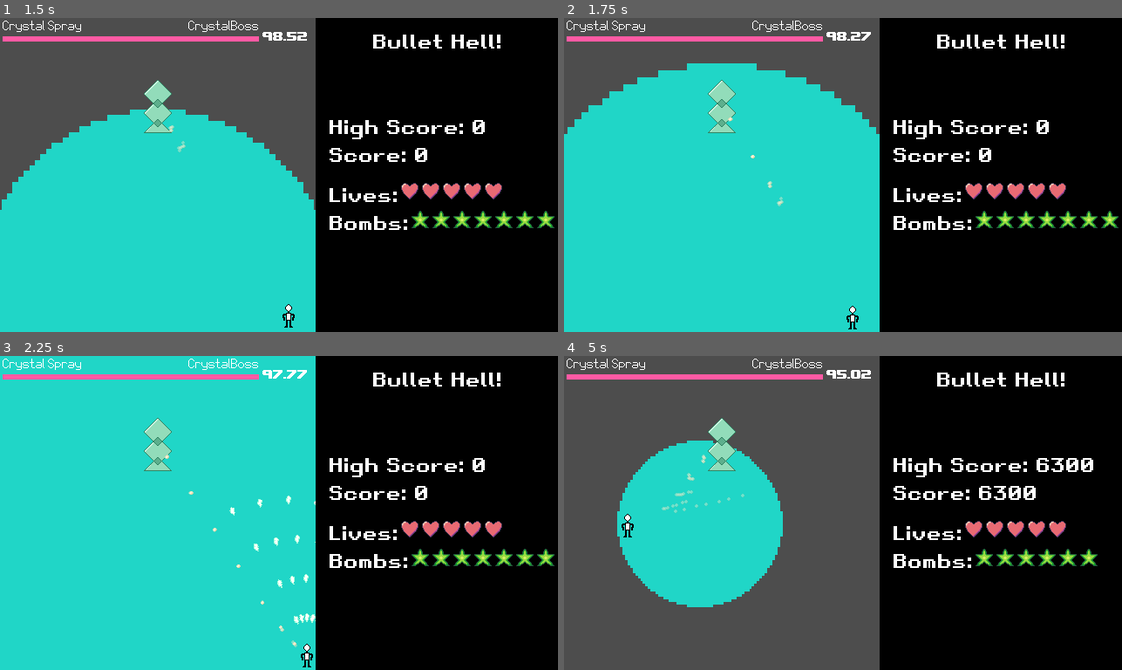
Above: before the commit, frames 1-4 (two rows, left to right).
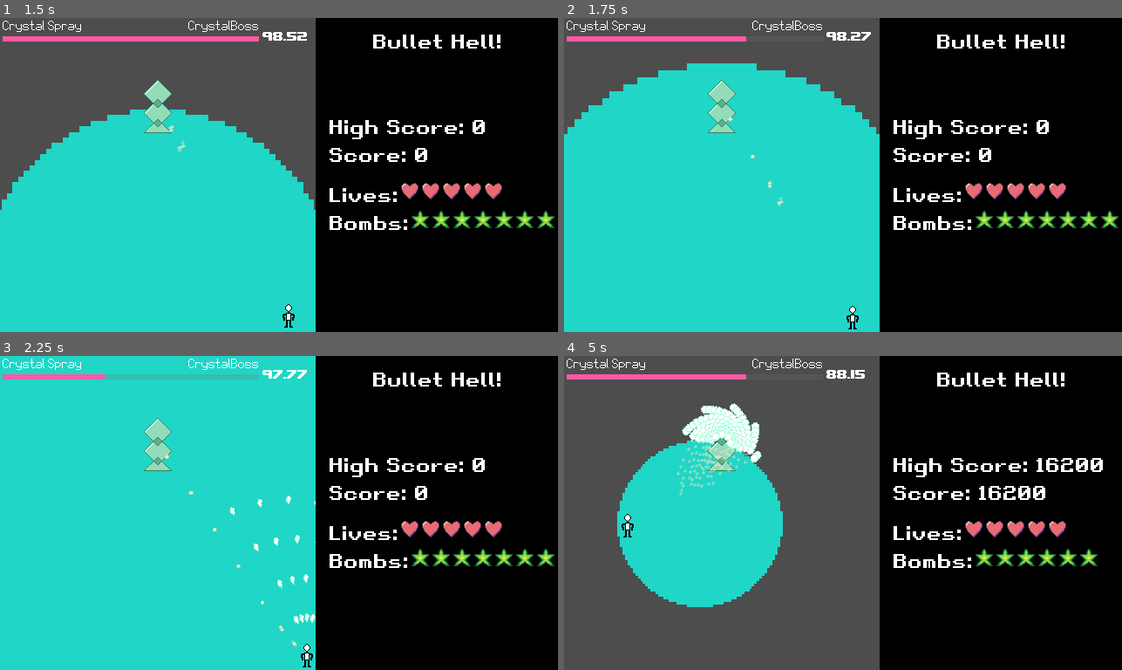
Above: after the commit, the same moments.

Repository: PhotonChaos/BulletHell
Game: Godot game, scene res://scenes/game.tscn
The game is run twice, just before and just after one commit, with the same random seed, the same clock (stepped at 60 frames per second) and the same inputs.
Inputs:
- Up to frame 1 (1.5 s): tap Enter at 0.5 s; hold Right (move_right) 0.53-1.28 s; hold X (secondary) 0.53-1.28 s; hold Down (move_down) from 1.28 s (still down); tap Shift (focus) at 1.35 s
- Up to frame 2 (1.75 s): keep holding Down (move_down); tap X (secondary) at 1.55 s
- Up to frame 3 (2.25 s): release Down (move_down) at 2.03 s; hold Right (move_right) from 2.03 s (still down); hold Z (primary) from 2.03 s (still down)
- Up to frame 4 (5 s): tap X (secondary) at 2.3, 2.85, 4.55 s; release Right (move_right) at 2.78 s; release Z (primary) at 2.78 s; hold Up (move_up) 2.78-3.53 s; hold X (secondary) 3.53-4.28 s; hold Left (move_left) from 3.53 s (still down); tap Shift (focus) at 4.35 s

Frame 1 is identical in both runs. In frame 2, 0.2% of the frame differs, in the area x 32-47%, y 5-8%; in frame 3, 0.5%; in frame 4, 2.8%, in the area x 17-97%, y 4-50%.

Commit message:
Added bomb immunity option for bosses

Diff:
--- a/scripts/boss.gd
+++ b/scripts/boss.gd
@@ -17,14 +17,30 @@
 ## Emits when the spell card time changes
 signal spell_time_changed(new: int)
 
+
 ## The name that displays in dialogue and under the bosses health bar
 @export var boss_name: String
 
 ## The title of the boss that displays during dialogue
 @export var boss_title: String
 
+## When the boss should be immune to bomb damage
+@export var bomb_immunity: BombImmunityLevel = BombImmunityLevel.NONE
+
 ## The attacks that the boss uses. Using int as a placeholder for the nodes
 @export var spell_cards: Array[PackedScene]
+
+
+enum BombImmunityLevel { ## The level of immunity a boss has to damage while a bomb is active (when not on a timeout spell)
+	## Bombs will always damage the boss
+	NONE = 0,
+	## Bombs cannot damage the boss on their last spell card
+	LAST_SPELL_ONLY,
+	## Bombs cannot damage the boss during spells, but can during nonspells
+	SPELLS_ONLY,
+	 ## The boss cannot ever be damaged by bombs
+	TOTAL
+}
 
 var _level: Level = null
 
@@ -34,6 +50,18 @@
 var current_spell_index: int = -1;
 
 ## End of Spell Handling
+
+func is_bomb_immune() -> bool:
+	if bomb_immunity == BombImmunityLevel.NONE:
+		return false
+	elif bomb_immunity == BombImmunityLevel.LAST_SPELL_ONLY:
+		return current_spell_index == len(spell_cards) - 1
+	elif bomb_immunity == BombImmunityLevel.SPELLS_ONLY:
+		return current_spell.on_spell
+	elif bomb_immunity == BombImmunityLevel.TOTAL:
+		return true
+	else:
+		return false
 
 
 ## Ends the current spell and begins the next one
@@ -66,6 +94,12 @@
 	pass
 
 
+func damage(amount: int) -> void:
+	if _level._bomb_active and is_bomb_immune():
+		return
+
+	current_spell.damage(amount)
+
 func _ready() -> void:
 	area_entered.connect(_on_hitbox_entered)
 	next_spell()
@@ -75,4 +109,4 @@
 func _on_hitbox_entered(area: Area2D) -> void:
 	if area is PlayerShot and current_spell.started:
 		area.queue_free()
-		current_spell.damage((area as PlayerShot).damage)
+		damage((area as PlayerShot).damage)
--- a/scripts/game.gd
+++ b/scripts/game.gd
@@ -3,7 +3,7 @@
 
 # Collision Layers:
 #  1. Player rigidbody
-#  2. Bullets, enemies
+#  2. Bullets, enemies, bosses
 #  3. Player shots
 #  4. Powerups
 
@@ -56,6 +56,7 @@
 static func play_enemy_death_sfx():
 	_game_instance.enemy_death_sfx.stop()
 	_game_instance.enemy_death_sfx.play()
+
 
 
 func _ready() -> void:
--- a/scripts/level/level.gd
+++ b/scripts/level/level.gd
@@ -47,6 +47,8 @@
 var _player_ref: Player = null
 
 var _level_thread: Thread = null
+
+var _bomb_active: bool = false
 
 # ############
 # Core Functions
--- a/scripts/player/bomb.gd
+++ b/scripts/player/bomb.gd
@@ -36,6 +36,8 @@
 			if target is Killable:
 				var t = target as Killable
 				t.damage(damage)
+			elif target is Boss and not (target as Boss).is_bomb_immune():
+				(target as Boss).damage(damage)
 
 	if _age > _lerp_end and not is_playing():
 		play("default")
@@ -44,6 +46,8 @@
 
 
 func _on_animation_finished() -> void:
+	if get_parent() is Level:
+		(get_parent() as Level)._bomb_active = false
 	queue_free()
 
 
--- a/scripts/player/player.gd
+++ b/scripts/player/player.gd
@@ -76,6 +76,9 @@
 		add_sibling(shot)
 
 func use_bomb() -> void:
+	if get_parent() is Level:
+		(get_parent() as Level)._bomb_active = true
+
 	var bomb = bomb_template.instantiate() as Bomb
 	bomb.position = position
 	bomb.level_ref = get_parent() as Level
